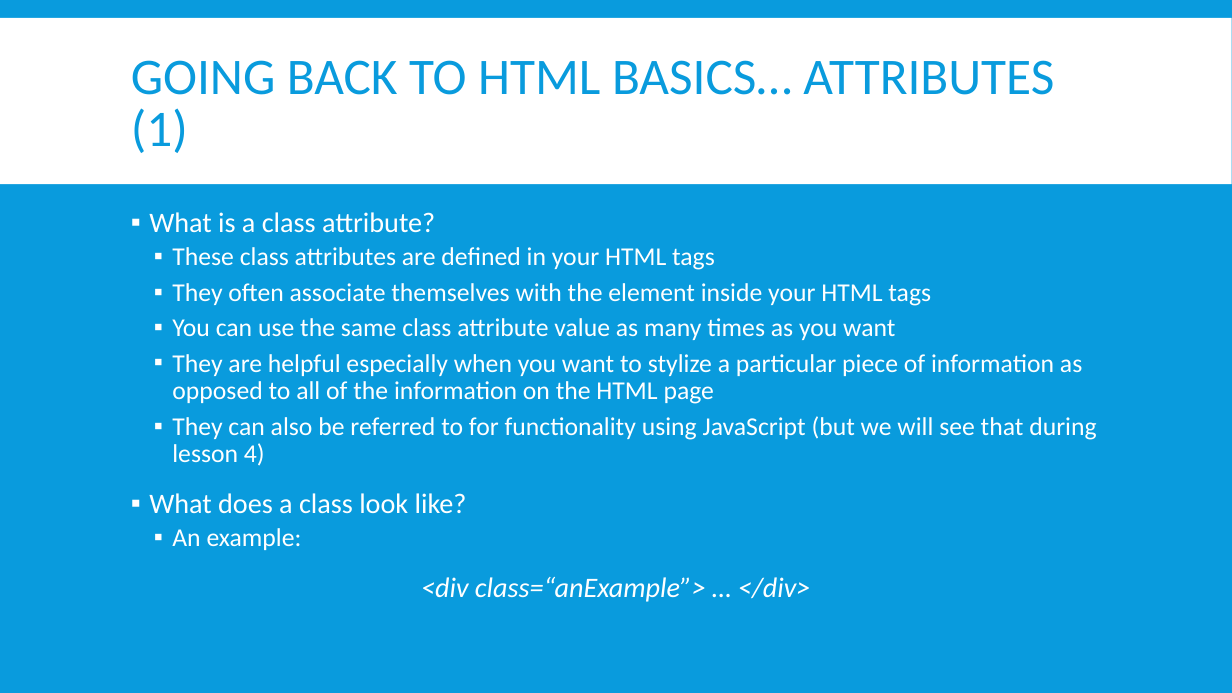
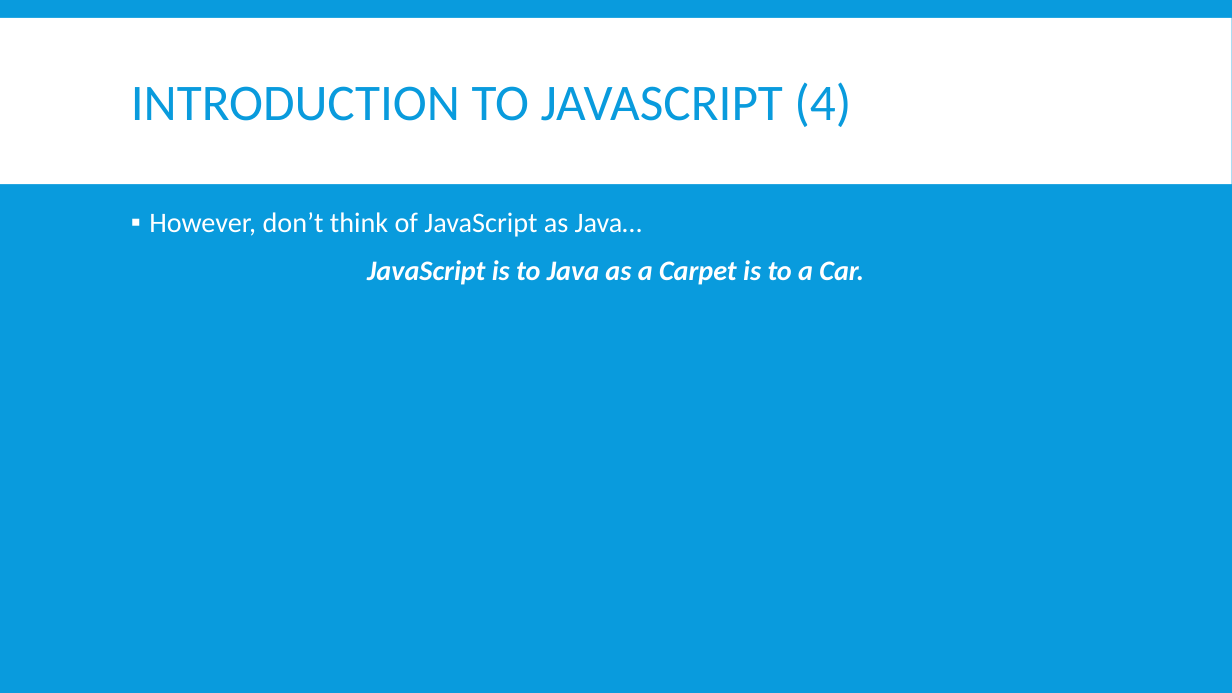
Before and after one commit to EvanTurtileMan/C5-IntroToWebDev, a slide deck: slide 8 of lessons/lesson_note3.pptx (slide 18 before the commit). Drawn at 1232x693 pixels with LibreOffice and Linux fonts; fonts in the diff are those of the drawing. Boxes give left, top, right and bottom in pixels: in the first picture for what was removed or moved away, otherwise in the second. Text is boxed around its words. In the diff, an @@ line names an element or a change of style, - is before the commit and + after.

```diff
--- a/lessons/lesson_note3.pptx
+++ b/lessons/lesson_note3.pptx
@@ title at <box>131,82,851,127</box>: text changed @@
-GOING BACK TO HTML BASICS… ATTRIBUTES (1)
+INTRODUCTION TO JAVASCRIPT (4)
@@ text at <box>149,212,864,285</box>: text changed; size 20 to 22 pt @@
-▪ What is a class attribute?
-  ▪ These class attributes are defined in your HTML tags
-  ▪ They often associate themselves with the element inside your HTML tags
-  ▪ You can use the same class attribute value as many times as you want
-  ▪ They are helpful especially when you want to stylize a particular piece of information as opposed to all of the information on the HTML page
-  ▪ They can also be referred to for functionality using JavaScript (but we will see that during lesson 4)
-▪ What does a class look like?
-  ▪ An example:
-<div class=“anExample”> … </div>
+▪ However, don’t think of JavaScript as Java…
+JavaScript is to Java as a Carpet is to a Car.
```
Also in this commit, not shown: 7 other slides changed, 3 slides added, 22 slides removed, 5 other files.
